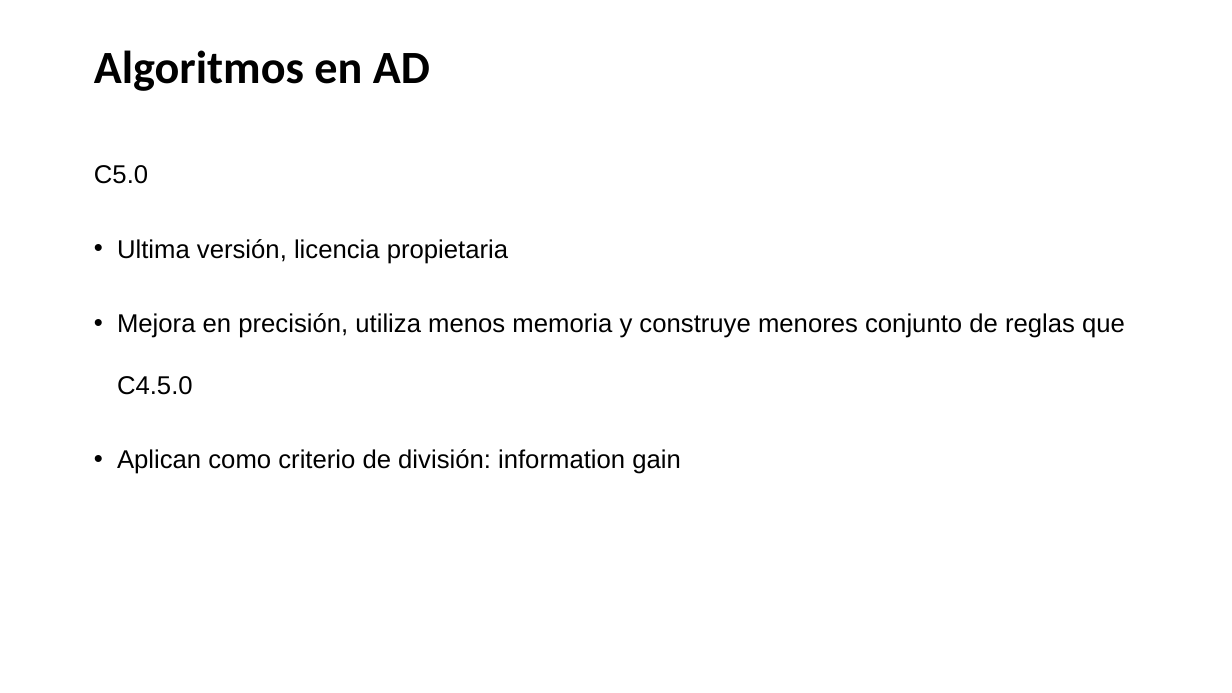
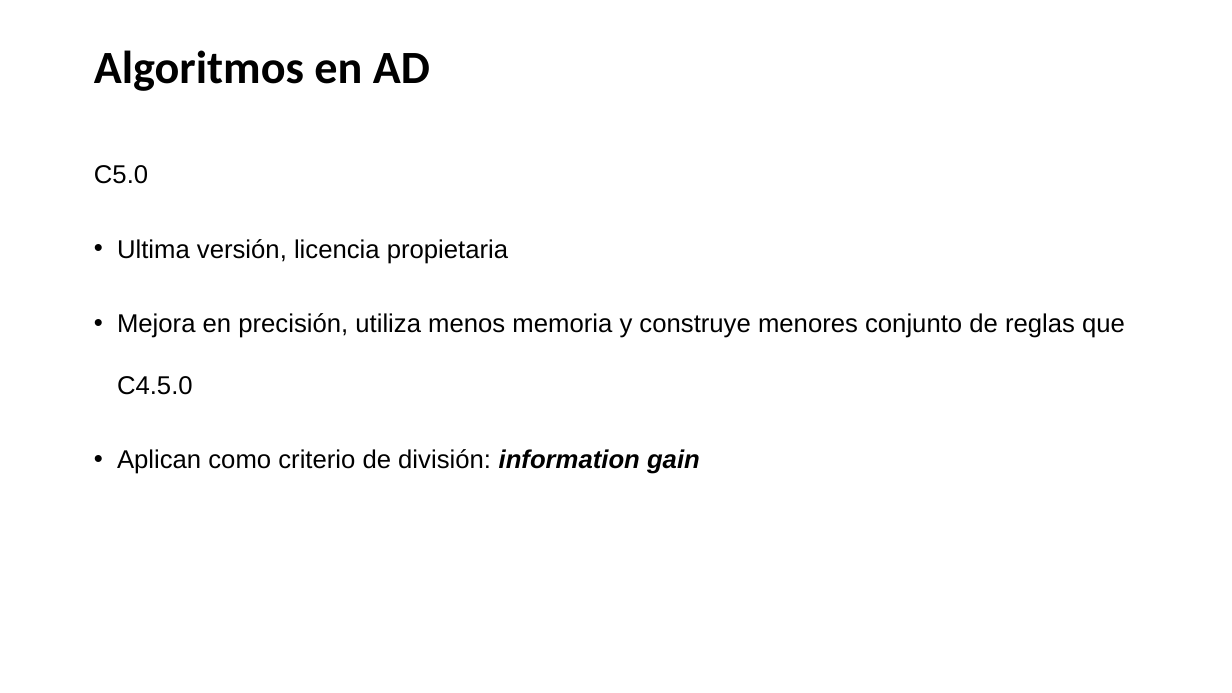
Before and after one commit to ml-unne/ml-unne.github.io, a slide deck: slide 13 of doc/2023 - ML-AD.pptx. Drawn at 1232x693 pixels with LibreOffice and Linux fonts; fonts in the diff are those of the drawing. Boxes give left, top, right and bottom in pixels: in the first picture for what was removed or moved away, otherwise in the second. Text is boxed around its words. In the diff, an @@ line names an element or a change of style, - is before the commit and + after.

```diff
--- a/doc/2023 - ML-AD.pptx
+++ b/doc/2023 - ML-AD.pptx
@@ text at [117,449,700,474]: bold on, italic on in "information gain" @@
```
Also in this commit, not shown: 13 other slides changed, 1 slide added, 1 other file.
